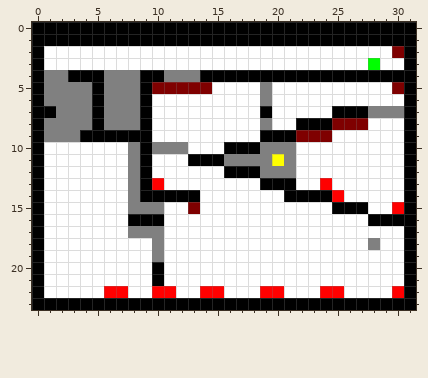
Pixel-art sprite, stored at levels/level4.png. The first picture shows the starting point.
The file is 32x24 pixels.
Now the later version:
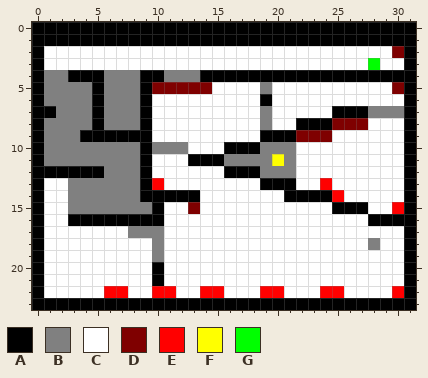
Palette (. is transparent): A #000000  B #808080  C #ffffff  D #7f0000  E #ff0000  F #ffff00  G #00ff00
The edit:
Changed rows in their new state; - is an unchanged pixel.
first column x 1:
 6 ------------------A
 7 ------------------B
10 BBBBBBB------------
11 BBBBBBB------------
12 AAAAABB------------
13 --BBBBB------------
14 --BBBBB------------
15 --BBBBB--A---------
16 --AAAAA------------
Pixel boxes of the changes (left, top, right, bottom) in both pictures:
changed: (260, 94, 272, 118)
changed: (44, 142, 164, 226)
